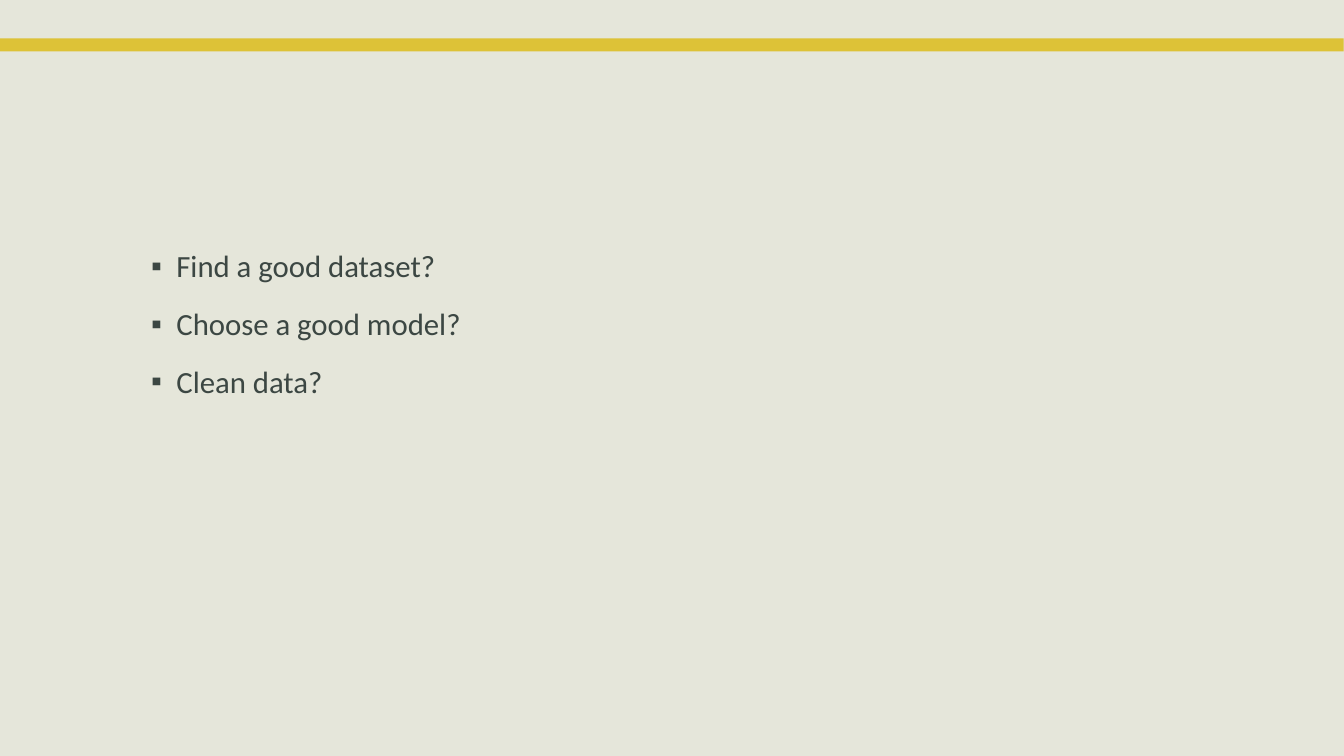
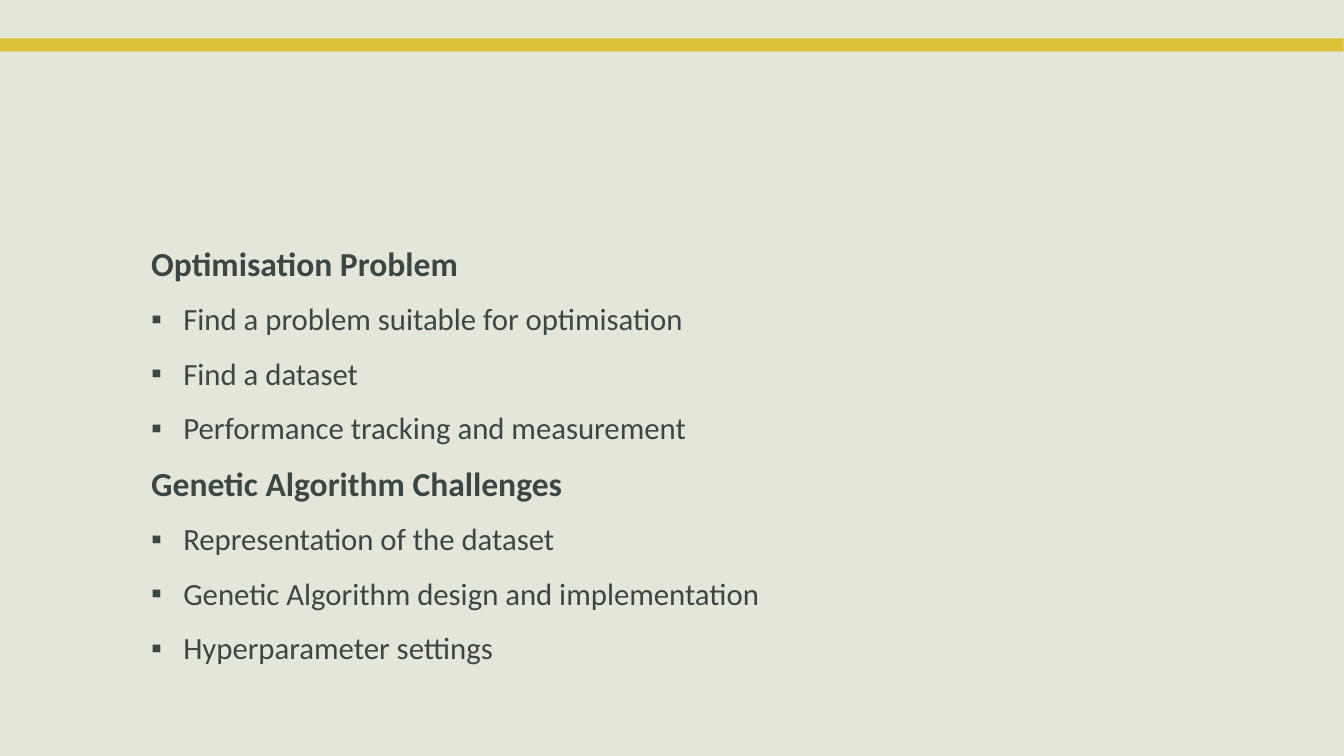
Before and after one commit to PhilipCastiglione/SIT215_PBL4, a slide deck: slide 4 of PST4 Genetic Algorithms.pptx. Drawn at 1344x756 pixels with LibreOffice and Linux fonts; fonts in the diff are those of the drawing; background and template pictures are left out. Boxes give left, top, right and bottom in pixels: in the first picture for what was removed or moved away, otherwise in the second. Text is boxed around its words. In the diff, an @@ line names an element or a change of style, - is before the commit and + after.

```diff
--- a/PST4 Genetic Algorithms.pptx
+++ b/PST4 Genetic Algorithms.pptx
@@ text at (x1=151, y1=252, x2=759, y2=665): text changed @@
-▪ Find a good dataset?
-▪ Choose a good model?
-▪ Clean data?
+Optimisation Problem
+▪ Find a problem suitable for optimisation
+▪ Find a dataset
+▪ Performance tracking and measurement
+Genetic Algorithm Challenges
+▪ Representation of the dataset
+▪ Genetic Algorithm design and implementation
+▪ Hyperparameter settings
```
Also in this commit, not shown: 6 other slides changed, 4 slides added, 1 slide removed.
